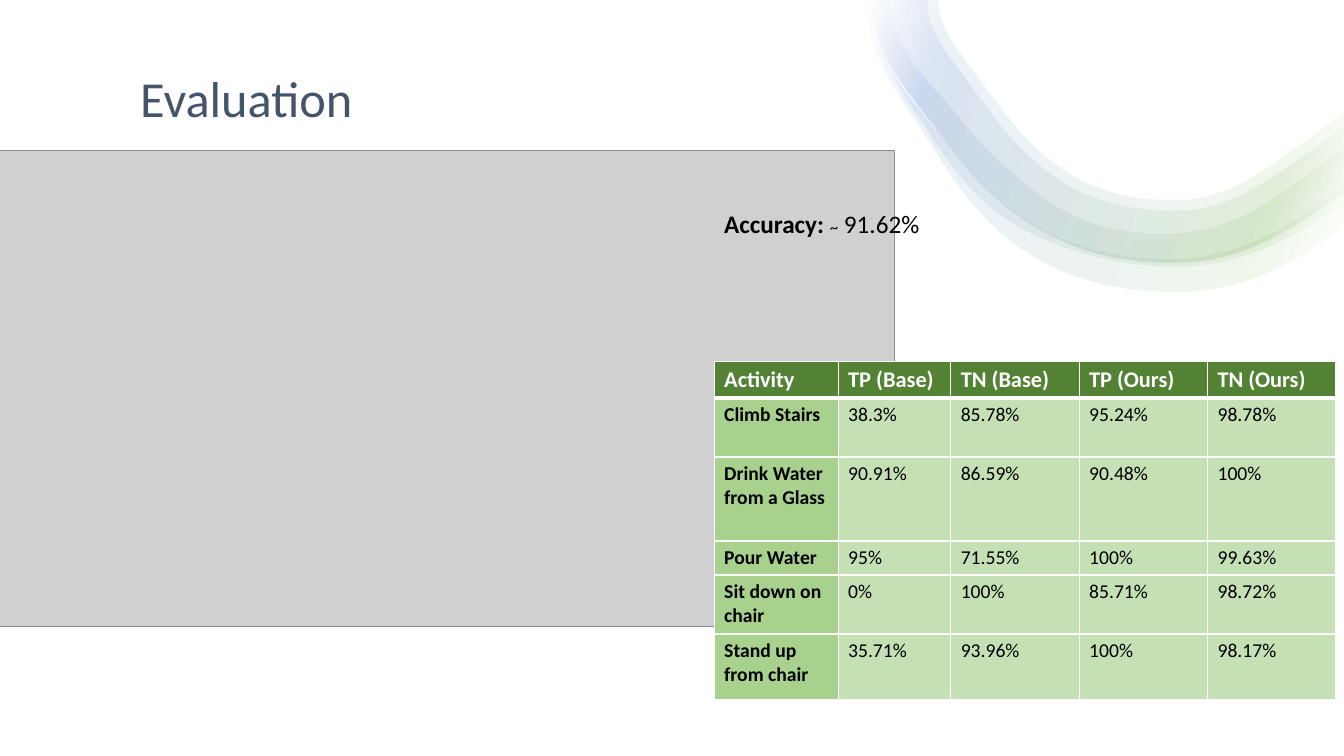
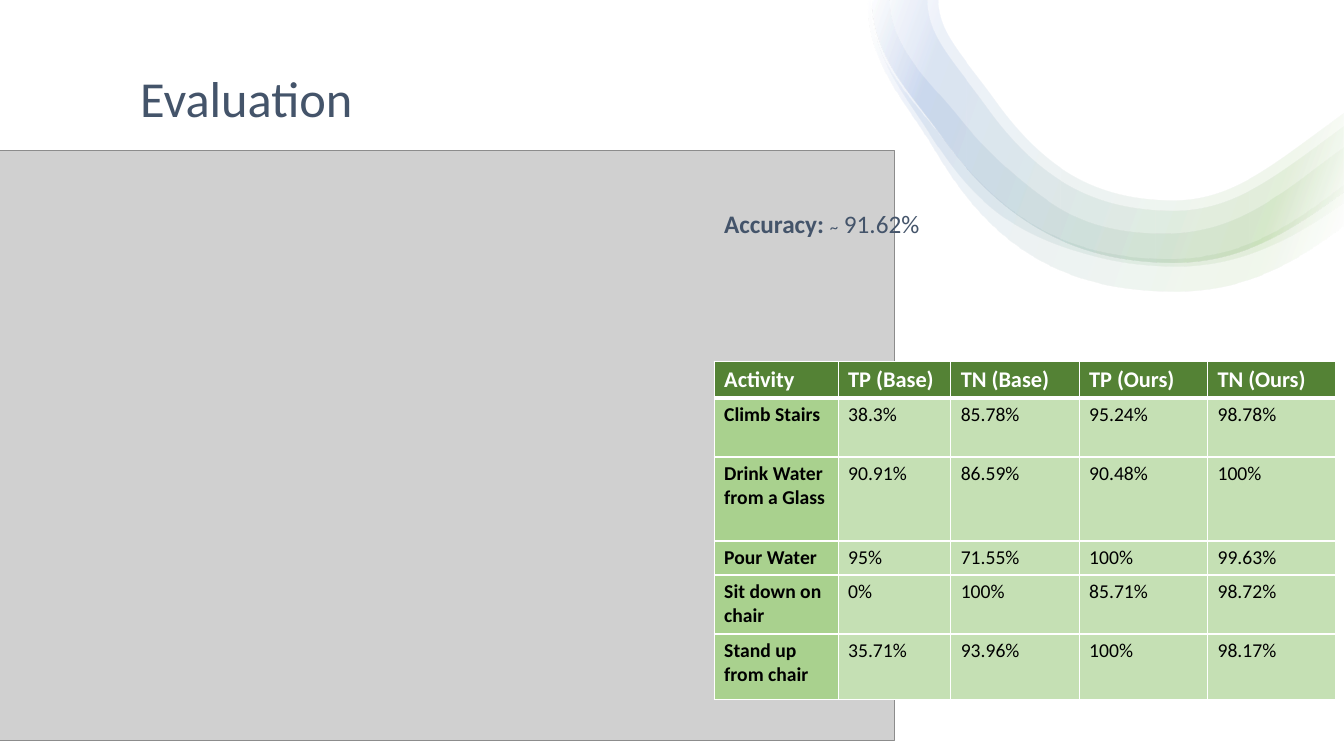
Before and after one commit to erikhelmut/ADL-recognition-with-wrist-worn-accelerometer, a slide deck: slide 8 of Activities of Daily Living-recognition-with-wrist-worn-accelerometer.pptx. Drawn at 1344x756 pixels with LibreOffice and Linux fonts; fonts in the diff are those of the drawing; grey boxes stand for pictures. Boxes give left, top, right and bottom in pixels: in the first picture for what was removed or moved away, otherwise in the second. Text is boxed around its words. In the diff, an @@ line names an element or a change of style, - is before the commit and + after.

```diff
--- a/Activities of Daily Living-recognition-with-wrist-worn-accelerometer.pptx
+++ b/Activities of Daily Living-recognition-with-wrist-worn-accelerometer.pptx
@@ picture: place and size @@
-picture at <box>0,150,895,626</box>
+picture at <box>0,150,895,740</box>
@@ text "Accuracy: ~ 91.62%" at <box>724,213,919,240</box>: text colour #000000 to #44546A @@
```
Also in this commit, not shown: 7 other slides changed, 1 other file.
